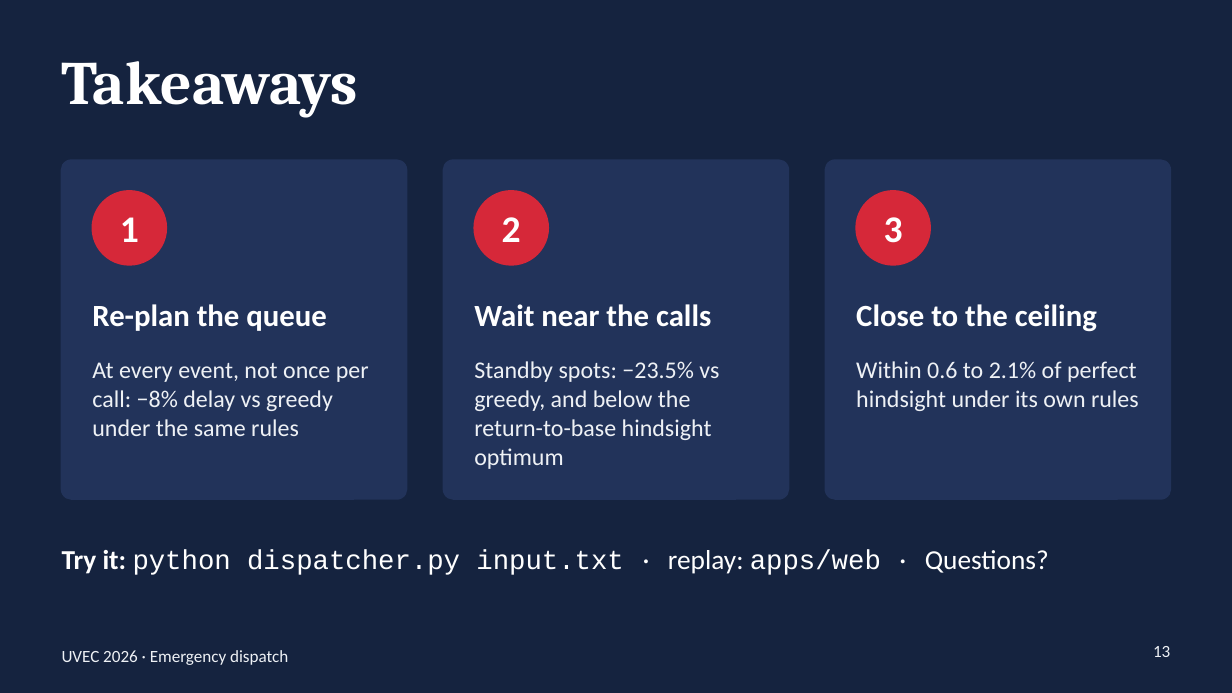
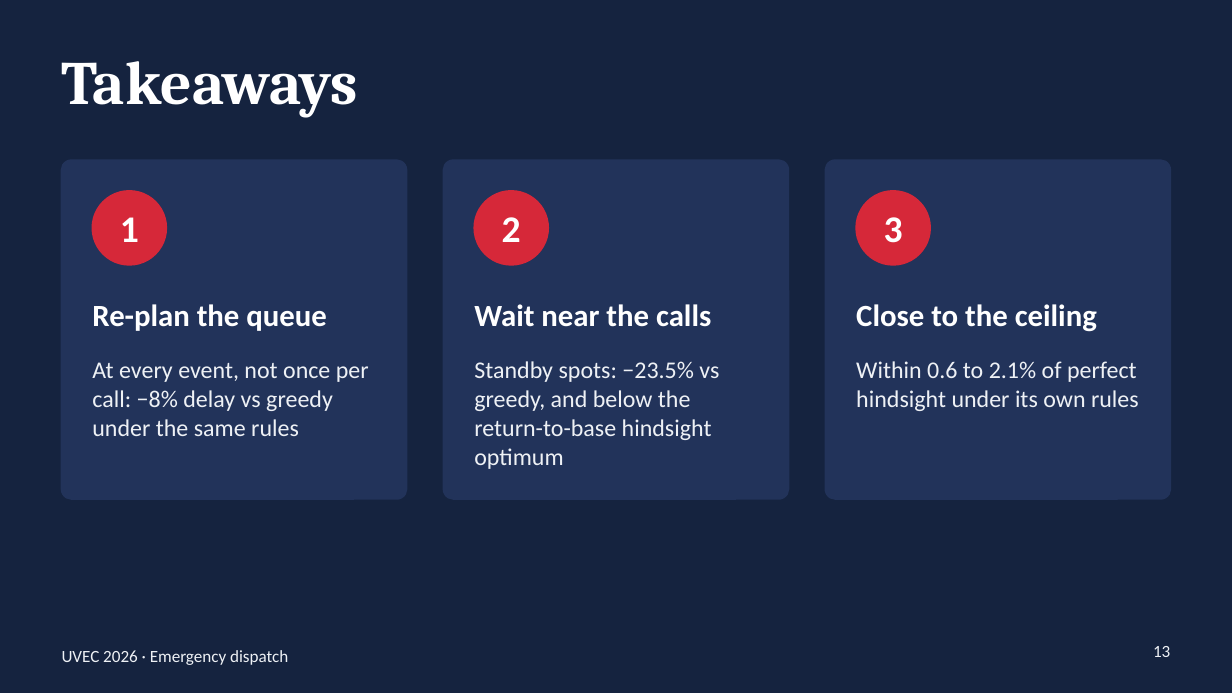
Before and after one commit to isaak1294/uvec-2026-real-for-real, a slide deck: slide 13 of uvec-dispatch.pptx. Drawn at 1232x693 pixels with LibreOffice and Linux fonts; fonts in the diff are those of the drawing. Boxes give left, top, right and bottom in pixels: in the first picture for what was removed or moved away, otherwise in the second. Text is boxed around its words. In the diff, an @@ line names an element or a change of style, - is before the commit and + after.

```diff
--- a/uvec-dispatch.pptx
+++ b/uvec-dispatch.pptx
@@ text removed at [62, 550, 1049, 575] @@
-Try it: python dispatcher.py input.txt · replay: apps/web · Questions?
```
Also in this commit, not shown: 2 other slides changed.
